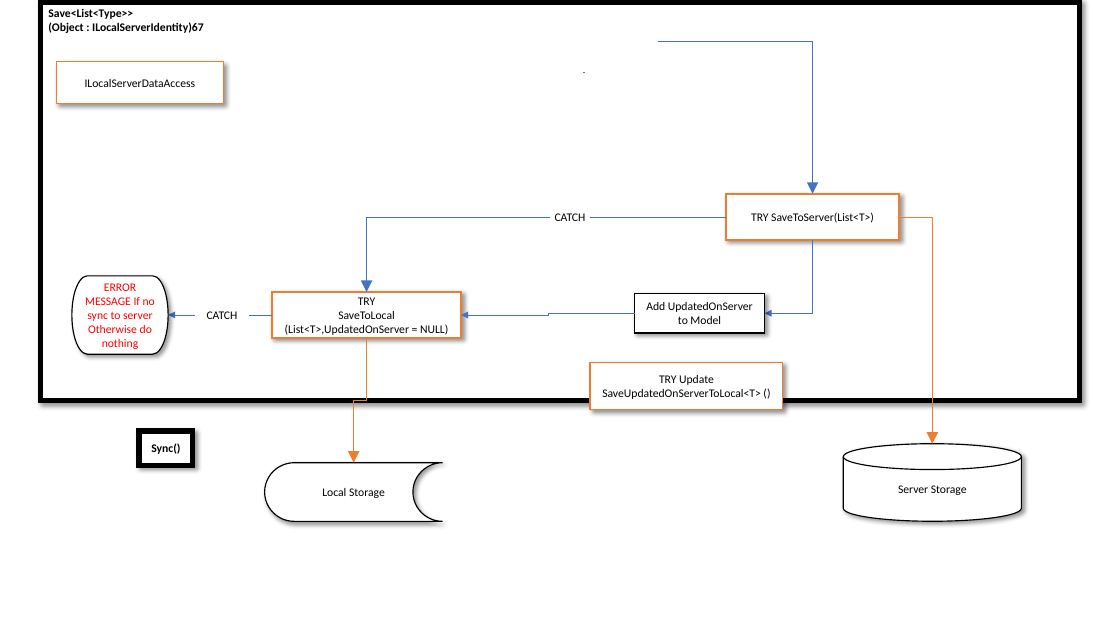
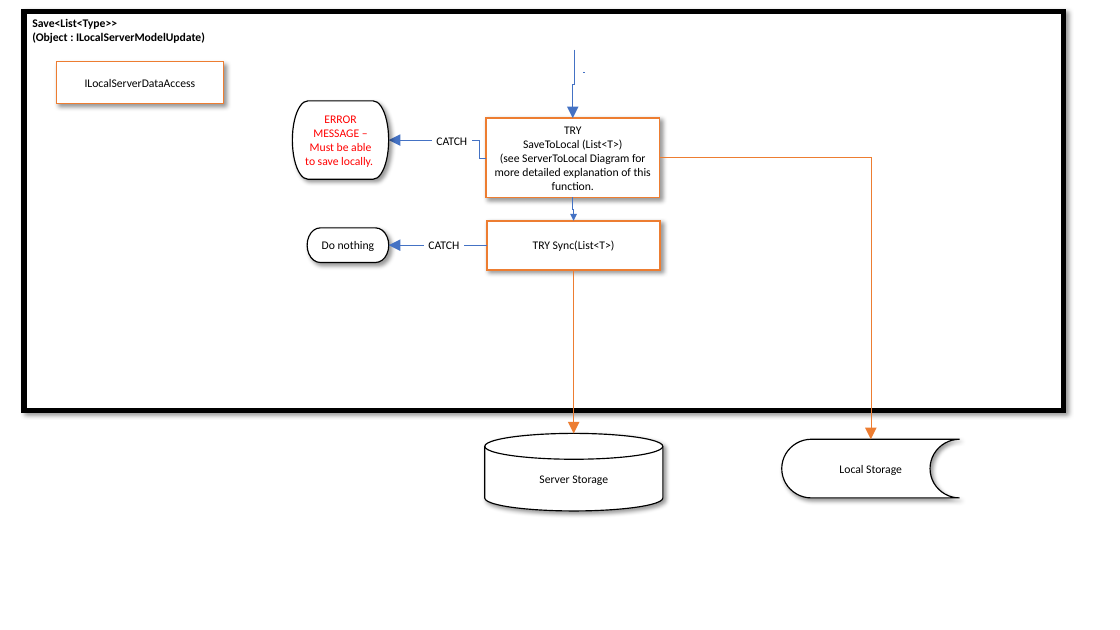
Before and after one commit to marklelapin/TheWhaddonShowClassLibrary, a slide deck: slide 1 of Planning Documents/Process Diagrams.pptx. Drawn at 1120x630 pixels with LibreOffice and Linux fonts; fonts in the diff are those of the drawing. Boxes give left, top, right and bottom in pixels: in the first picture for what was removed or moved away, otherwise in the second. Text is boxed around its words. In the diff, an @@ line names an element or a change of style, - is before the commit and + after.

Commit message:
Remove WhaddonShowDB to use generic LocalSeverMethodsDB. Fully Tested for PartUpdate,PersonUpdate and SciptItemUpdate

```diff
--- a/Planning Documents/Process Diagrams.pptx
+++ b/Planning Documents/Process Diagrams.pptx
@@ rectangle "Save<List<Type>>": place and size @@
-rectangle "Save<List<Type>>" at (40,2,1080,400)
+rectangle "Save<List<Type>>" at (24,12,1064,410)
@@ text in rectangle at (32,32,205,43): text changed @@
-(Object : ILocalServerIdentity)67
+(Object : ILocalServerModelUpdate)
@@ elbow arrow moved from (658, 42) - (812, 194) to (575, 50) - (573, 118) @@
@@ pill shape added at (292,101,389,179), fill #FFFFFF, outline #000000 1 pt, 10 pt, text #FF0000 @@
+ERROR MESSAGE – Must be able to save locally.
@@ rectangle "TRY": place and size @@
-rectangle "TRY" at (726,194,899,240)
+rectangle "TRY" at (486,118,660,198)
@@ elbow arrow moved from (549, 217) - (366, 292) to (432, 140) - (389, 140) @@
@@ text "CATCH": place and size @@
-text "CATCH" at (555,213,586,221)
+text "CATCH" at (436,137,467,145)
@@ elbow line moved from (726, 217) - (591, 217) to (486, 158) - (472, 140) @@
@@ text in rectangle at (495,126,651,190): text changed @@
-TRY SaveToServer(List<T>)
+TRY
+SaveToLocal (List<T>)
+(see ServerToLocal Diagram for more detailed explanation of this function.
@@ elbow arrow moved from (900, 217) - (933, 444) to (660, 158) - (871, 439) @@
@@ elbow arrow moved from (812, 240) - (765, 313) to (573, 197) - (574, 221) @@
@@ pill shape added at (308,228,389,262), fill #FFFFFF, outline #000000 1 pt, 10 pt, text #000000 @@
+Do nothing
@@ text "CATCH": place and size @@
-text "CATCH" at (207,311,238,319)
+text "CATCH" at (428,241,459,249)
@@ rectangle "TRY Sync(List<T>)": place and size @@
-rectangle "TRY Sync(List<T>)" at (272,292,461,339)
+rectangle "TRY Sync(List<T>)" at (487,221,660,270)
@@ elbow arrow added from (423, 245) to (389, 245), #4472C4 0.5 pt @@
@@ elbow line moved from (272, 315) - (250, 315) to (487, 245) - (465, 245) @@
@@ text in rectangle at (533,240,615,251): text changed @@
-TRY
-SaveToLocal (List<T>,UpdatedOnServer = NULL)
+TRY Sync(List<T>)
@@ pill shape removed at (72,276,169,354) @@
-ERROR MESSAGE If no sync to server
-Otherwise do nothing
@@ elbow arrow moved from (366, 338) - (354, 463) to (574, 270) - (574, 434) @@
@@ rectangle removed at (634,293,765,333) @@
-Add UpdatedOnServer to Model
@@ elbow arrow removed from (195, 315) to (168, 315) @@
@@ elbow arrow removed from (634, 313) to (461, 315) @@
@@ rectangle removed at (591,362,783,409) @@
-TRY Update SaveUpdatedOnServerToLocal<T> ()
@@ rectangle removed at (139,431,193,465) @@
-Sync()
@@ cylinder "Server Storage": place and size @@
-cylinder "Server Storage" at (844,444,1022,521)
+cylinder "Server Storage" at (485,434,663,511)
@@ flow chart online storage "Local Storage": place and size @@
-flow chart online storage "Local Storage" at (265,463,443,522)
+flow chart online storage "Local Storage" at (782,439,960,498)
```
Also in this commit, not shown: 3 slides added, 2 slides removed, 54 other files.
